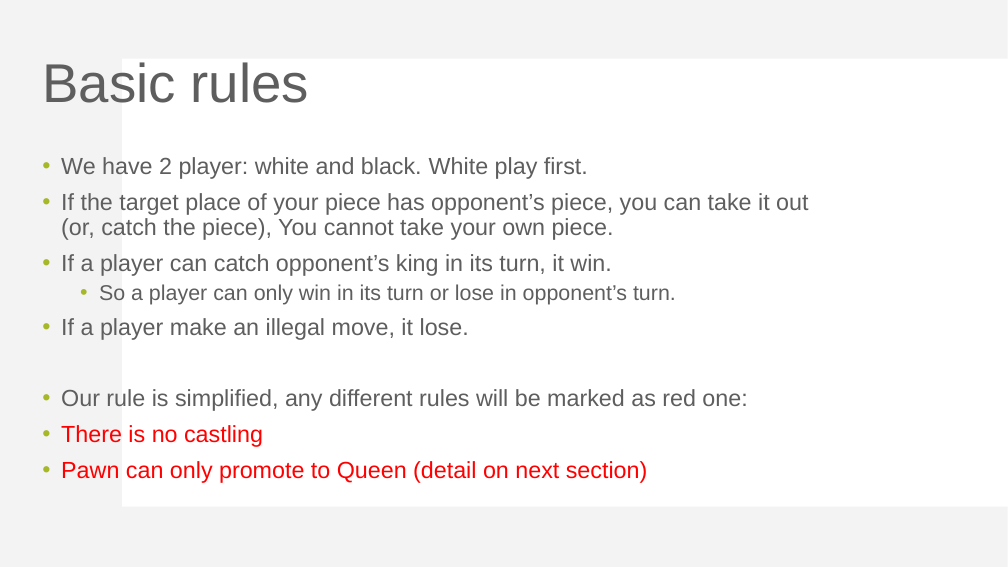
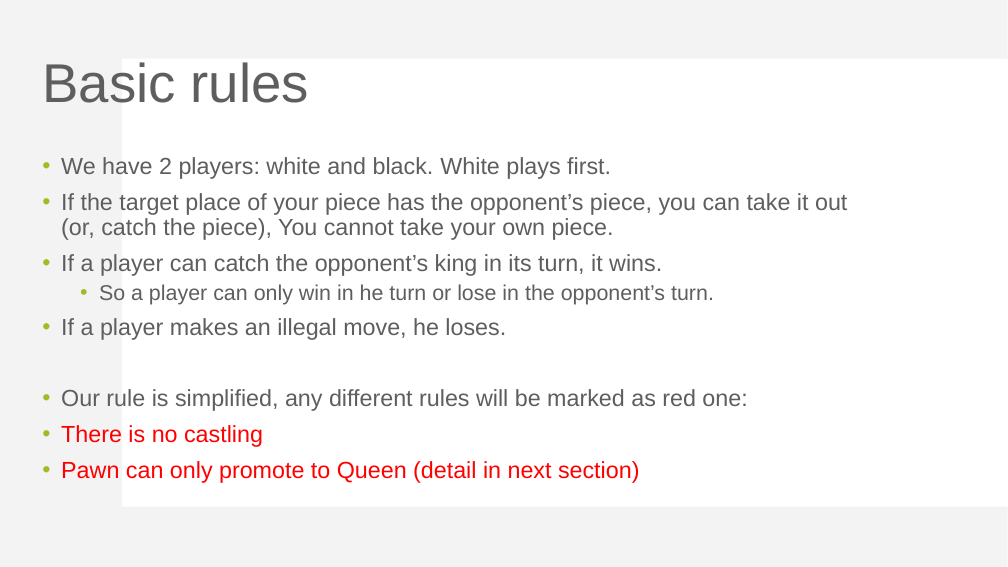
Before and after one commit to yeudah/I2P3-mingxiaa, a slide deck: slide 8 of document/Mini-Project-3-introduction.pptx. Drawn at 1008x567 pixels with LibreOffice and Linux fonts; fonts in the diff are those of the drawing. Boxes give left, top, right and bottom in pixels: in the first picture for what was removed or moved away, otherwise in the second. Text is boxed around its words. In the diff, an @@ line names an element or a change of style, - is before the commit and + after.

```diff
--- a/document/Mini-Project-3-introduction.pptx
+++ b/document/Mini-Project-3-introduction.pptx
@@ text at box(61, 157, 847, 340): text changed @@
-• We have 2 player: white and black. White play first.
-• If the target place of your piece has opponent’s piece, you can take it out
-  (or, catch the piece), You cannot take your own piece.
-• If a player can catch opponent’s king in its turn, it win.
-  • So a player can only win in its turn or lose in opponent’s turn.
-• If a player make an illegal move, it lose.
+• We have 2 players: white and black. White plays first.
+• If the target place of your piece has the opponent’s piece, you can take it out
+  (or, catch the piece), You cannot take your own piece.
+• If a player can catch the opponent’s king in its turn, it wins.
+  • So a player can only win in he turn or lose in the opponent’s turn.
+• If a player makes an illegal move, he loses.
@@ text at box(61, 461, 639, 483): text changed @@
-• Pawn can only promote to Queen (detail on next section)
+• Pawn can only promote to Queen (detail in next section)
```
Also in this commit, not shown: 22 other slides changed.
